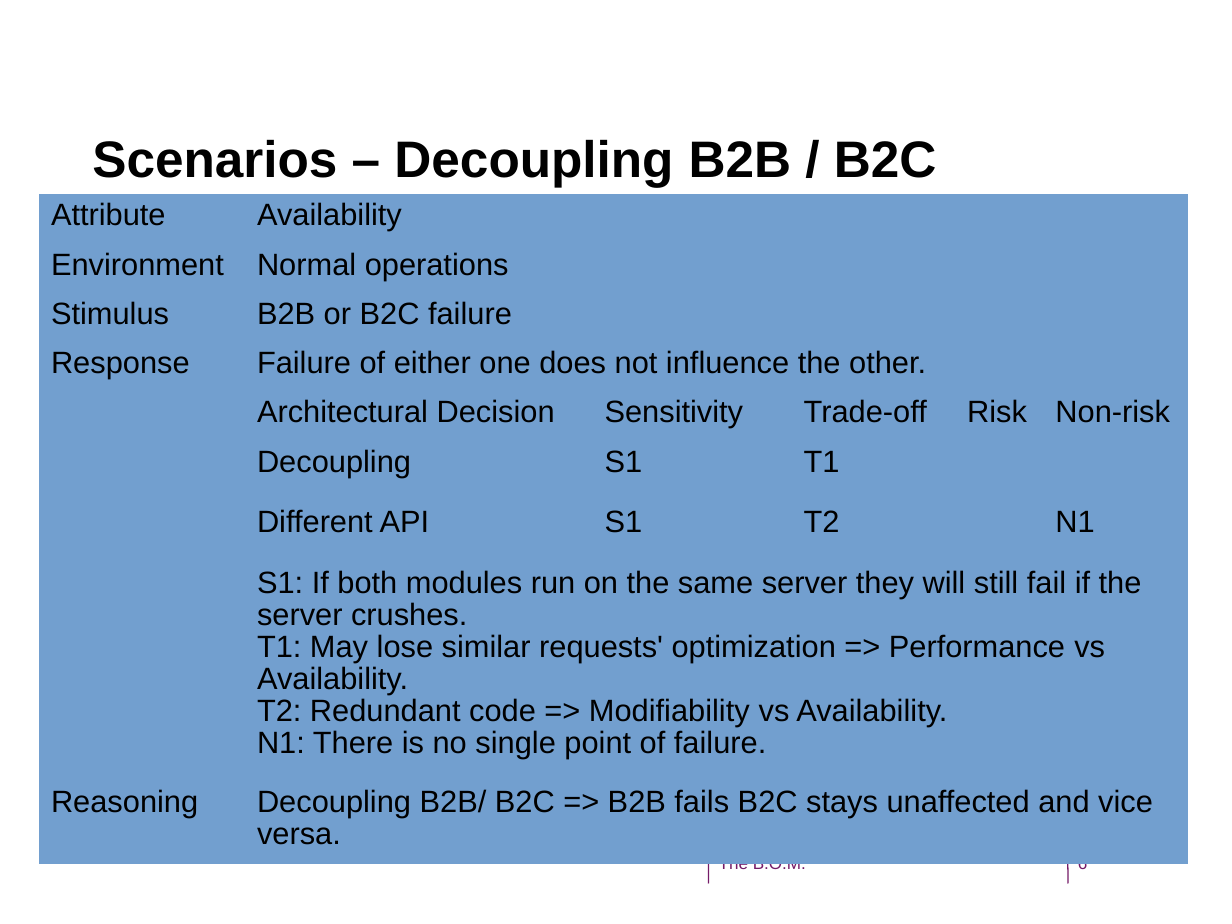
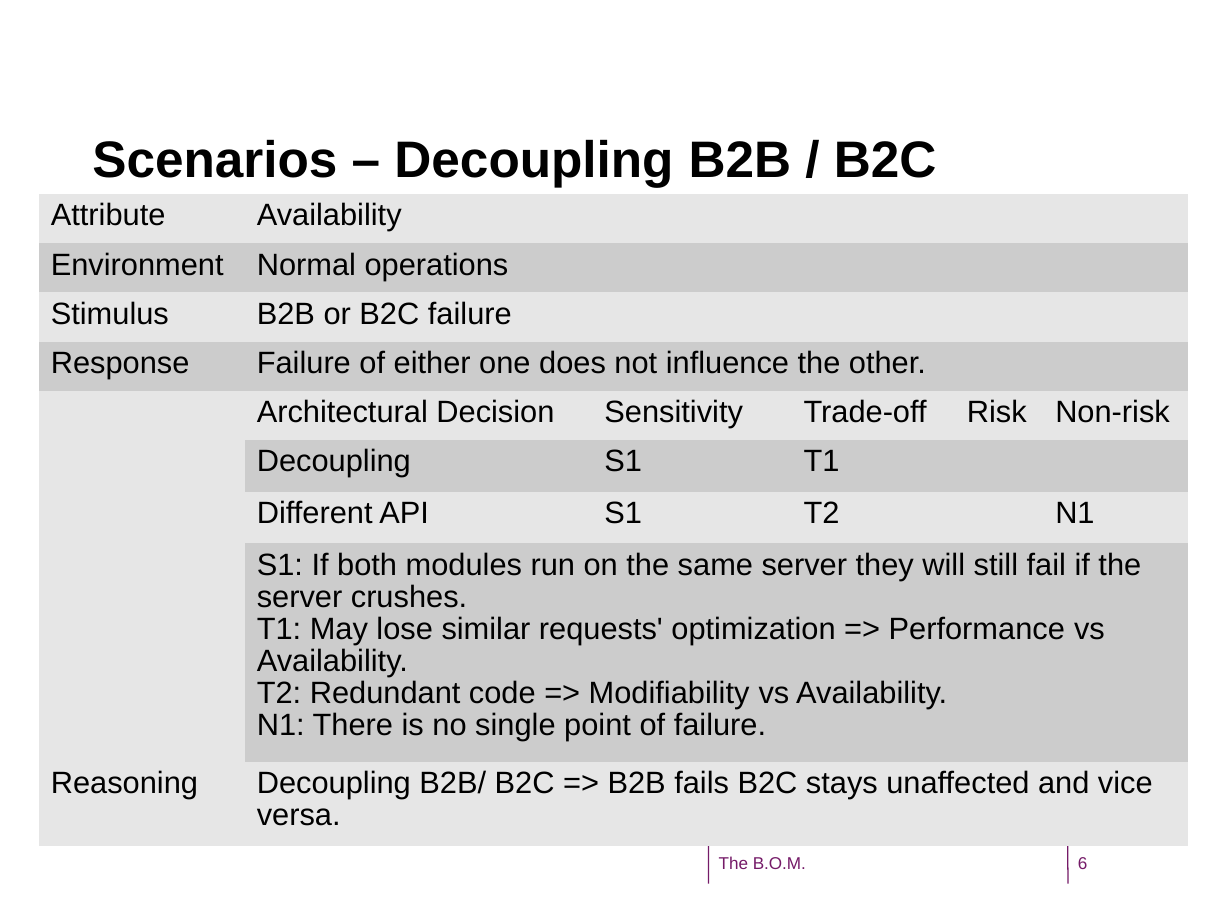
Before and after one commit to CindyBerghuizen/BallOfMud, a slide deck: slide 6 of Assignment 3/SoftwareArchtectureWeek6Presentation_v2.odp. Drawn at 1232x924 pixels with LibreOffice and Linux fonts; fonts in the diff are those of the drawing; background and template pictures are left out. Boxes give left, top, right and bottom in pixels: in the first picture for what was removed or moved away, otherwise in the second. Text is boxed around its words. In the diff, an @@ line names an element or a change of style, - is before the commit and + after.

Commit message:
Changed tables back to grey

```diff
--- a/Assignment 3/SoftwareArchtectureWeek6Presentation_v2.odp
+++ b/Assignment 3/SoftwareArchtectureWeek6Presentation_v2.odp
@@ 2 texts, 1 page number: place and size @@
-2 texts, 1 page number at [92, 126, 1149, 906]
+2 texts, 1 page number at [92, 139, 1088, 869]
@@ table at [38, 195, 1189, 853] @@
@@ fill #729FCF to #E6E6E6 in 17 cells @@
@@ fill #729FCF to #CCCCCC in 10 cells @@
@@ freeform shape removed at [708, 841, 708, 882] @@
@@ line added from (708, 841) to (708, 883), #751B68 0.74 pt @@
@@ freeform shape removed at [1068, 841, 1068, 882] @@
@@ line added from (1068, 841) to (1068, 883), #751B68 0.74 pt @@
```
Also in this commit, not shown: 8 other slides changed.
